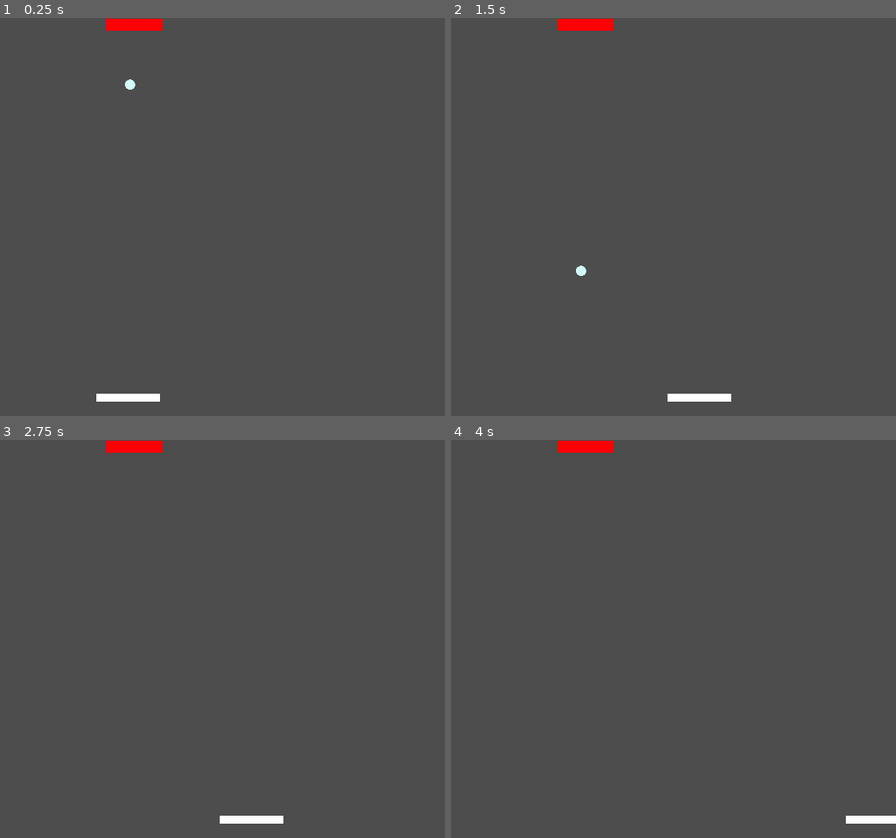
Above: before the commit, frames 1-4 (two rows, left to right).
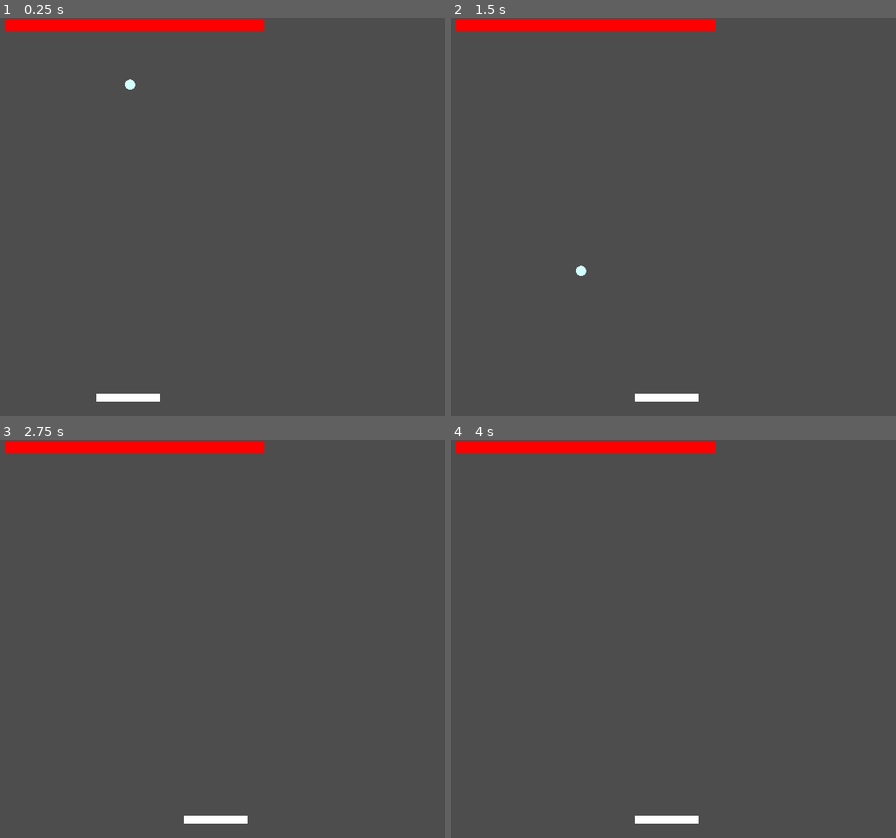
Above: after the commit, the same moments.

Repository: guillermoVicenteGonzalez/Arkanoid
Game: Godot game, scene res://levels/template/level_template.tscn
The game is run twice, just before and just after one commit, with the same random seed, the same clock (stepped at 60 frames per second) and the same inputs. The project has no main scene, so this scene is started directly.
Inputs:
- Up to frame 1 (0.25 s): no input
- Up to frame 2 (1.5 s): hold Right (right) 0.53-1.28 s; hold A (left) from 1.28 s (still down)
- Up to frame 3 (2.75 s): release A (left) at 2.03 s; hold Right (right) from 2.03 s (still down)
- Up to frame 4 (4 s): release Right (right) at 3.53 s; hold A (left) from 3.53 s (still down)

The runs differ from the first frame. In frame 1, 1.4% of the frame differs, in the area x 1-60%, y 0-4%; in frame 2, 1.7%; in frame 3, 1.7%; in frame 4, 1.9%, in the area x 1-100%, y 0-97%.

Commit message:
cleaned code

Diff:
--- a/levelComponents/Ball/ball.gd
+++ b/levelComponents/Ball/ball.gd
@@ -2,16 +2,24 @@
 
 class_name Ball extends RigidBody2D
 
-@onready var ball_collision: CollisionShape2D = %ballCollision
-@onready var area_shape: CollisionShape2D = %areaShape
-
+# Export variables
 @export var sphereColor:Color = Color.WHITE : set = setColor
 @export var speed:float = 350 : set = setSpeed
 @export var radius:float = 0 : set = setRadius
 
-var _shape := CircleShape2D.new() : set = _setShape
+# public variables
 var direction: int = 1
 
+# private variables
+var _shape := CircleShape2D.new() : set = _setShape
+
+# onready variables
+@onready var ball_collision: CollisionShape2D = %ballCollision
+@onready var area_shape: CollisionShape2D = %areaShape
+
+##############################################################
+# LIFECYCLE
+##############################################################
 
 func _physics_process(delta: float) -> void:
 	if not Engine.is_editor_hint():
@@ -22,6 +30,9 @@
 func _draw() -> void:
 	draw_circle(Vector2(0,0),radius,sphereColor, true)
 
+##############################################################
+# Actions
+##############################################################
 
 func handleMovement(sp:float, dir:int, vel:Vector2, _delta:float)->Vector2:
 	#print_debug(speed)
@@ -29,6 +40,14 @@
 	#return sp * dir
 	vel.y = sp * dir
 	return vel
+
+
+func death():
+	queue_free()
+
+##############################################################
+# Getters and setters
+##############################################################
 
 func setSpeed(s:float):
 	speed = s
@@ -57,14 +76,17 @@
 	_shape = _shape
 	queue_redraw()
 
-
-
+##############################################################
+# EVENTS
+##############################################################
 
 func _on_ball_area_body_entered(body: Node2D) -> void:
 	print_debug(body)
-	if body is Player:
+	if body is Player || body is Block:
 		direction *= -1
 
+	else:
+		linear_velocity.x *= -1
+
 	if body is Block:
-		direction *= -1
 		body.hit()
--- a/levelComponents/Block/block.gd
+++ b/levelComponents/Block/block.gd
@@ -8,7 +8,6 @@
 	hard
 }
 
-@onready var block_collision: CollisionShape2D = %blockCollision
 
 @export var size:Vector2 = Vector2(8,2) : set = setSize
 @export var type:blockType = blockType.easy : set = setBlockType
@@ -18,13 +17,19 @@
 var score:int = 1
 var blockColor := Color.WHITE : set = setColor
 
-static func instantiateBlock():
-	pass
+@onready var block_collision: CollisionShape2D = %blockCollision
 
 
+##############################################################
+# LIFECYCLE
+##############################################################
+
 func _ready():
+	#var deleteThis := Vector2()
+	size = size
 	print_debug(max_health)
 	health = max_health
+
 
 func _draw():
 	draw_rect(Rect2(Vector2(0,0), size * CONSTANTS.CELL_SIZE),blockColor)
@@ -38,12 +43,19 @@
 	# Particles
 	queue_free()
 
+
 func hit():
 	print_debug("hit")
 	health -= 1
 	if health <= 0:
 		death()
 
+##############################################################
+# LIFECYCLE
+##############################################################
+
+static func instantiateBlock():
+	pass
 
 
 ##############################################################
@@ -87,3 +99,8 @@
 		return blockType.keys()[bType]
 	else:
 		return blockType.keys()[type]
+
+
+##############################################################
+# EVENTS
+##############################################################
--- a/levelComponents/Block/block.tscn
+++ b/levelComponents/Block/block.tscn
@@ -3,7 +3,7 @@
 [ext_resource type="Script" path="res://levelComponents/Block/block.gd" id="1_jrllv"]
 
 [sub_resource type="RectangleShape2D" id="RectangleShape2D_xpsvs"]
-size = Vector2(63.6, 16)
+size = Vector2(520.6, 24)
 
 [node name="block" type="StaticBody2D"]
 script = ExtResource("1_jrllv")
--- a/levelComponents/Player/player.gd
+++ b/levelComponents/Player/player.gd
@@ -2,9 +2,6 @@
 
 const BASE_HEIGHT = 16
 const BASE_WIDTH = 128
-
-@onready var player_collision: CollisionShape2D = %playerCollision
-@onready var player_fill: ColorRect = %playerFill
 
 @export var res:PlayerResource : set = setResource
 
@@ -14,6 +11,9 @@
 var friction:float
 
 var _direction:Vector2
+
+@onready var player_collision: CollisionShape2D = %playerCollision
+@onready var player_fill: ColorRect = %playerFill
 
 ##############################################################
 # LIFECYCLE
--- a/levelComponents/Player/player.tscn
+++ b/levelComponents/Player/player.tscn
@@ -5,9 +5,9 @@
 
 [sub_resource type="Resource" id="Resource_pccwc"]
 script = ExtResource("2_ucspe")
-speed = 350.0
-acc = 800.0
-friction = 500.0
+speed = 600.0
+acc = 1000.0
+friction = 900.0
 
 [sub_resource type="RectangleShape2D" id="RectangleShape2D_n1s3v"]
 size = Vector2(128, 16)
--- a/levels/template/level_template.tscn
+++ b/levels/template/level_template.tscn
@@ -1,9 +1,12 @@
-[gd_scene load_steps=5 format=3 uid="uid://nm7btqj3cjum"]
+[gd_scene load_steps=6 format=3 uid="uid://nm7btqj3cjum"]
 
 [ext_resource type="PackedScene" uid="uid://byccl14ei4cc8" path="res://levelComponents/Player/player.tscn" id="1_r67a2"]
 [ext_resource type="Script" path="res://levels/template/level.gd" id="1_y4mds"]
 [ext_resource type="PackedScene" uid="uid://co1n6wh7shscq" path="res://levelComponents/Ball/ball.tscn" id="3_pjott"]
 [ext_resource type="PackedScene" uid="uid://bes87j8yp3rbn" path="res://levelComponents/Block/block.tscn" id="4_ovxqc"]
+
+[sub_resource type="RectangleShape2D" id="RectangleShape2D_fqe84"]
+size = Vector2(29.9041, 1262.04)
 
 [node name="levelTemplate" type="Node2D"]
 script = ExtResource("1_y4mds")
@@ -15,7 +18,21 @@
 [node name="Ball" parent="." instance=ExtResource("3_pjott")]
 position = Vector2(647, 64)
 physics_material_override = null
+linear_velocity = Vector2(0, 300)
 
 [node name="block" parent="." instance=ExtResource("4_ovxqc")]
-position = Vector2(599, 2)
-size = Vector2(14.075, 3)
+position = Vector2(396, 2)
+size = Vector2(65.075, 3)
+
+[node name="CollisionShape2D" type="StaticBody2D" parent="."]
+
+[node name="CollisionShape2D" type="CollisionShape2D" parent="CollisionShape2D"]
+position = Vector2(387, 402)
+shape = SubResource("RectangleShape2D_fqe84")
+
+[node name="CollisionShape2D2" type="StaticBody2D" parent="."]
+position = Vector2(1280, 8)
+
+[node name="CollisionShape2D" type="CollisionShape2D" parent="CollisionShape2D2"]
+position = Vector2(-382, 399)
+shape = SubResource("RectangleShape2D_fqe84")
